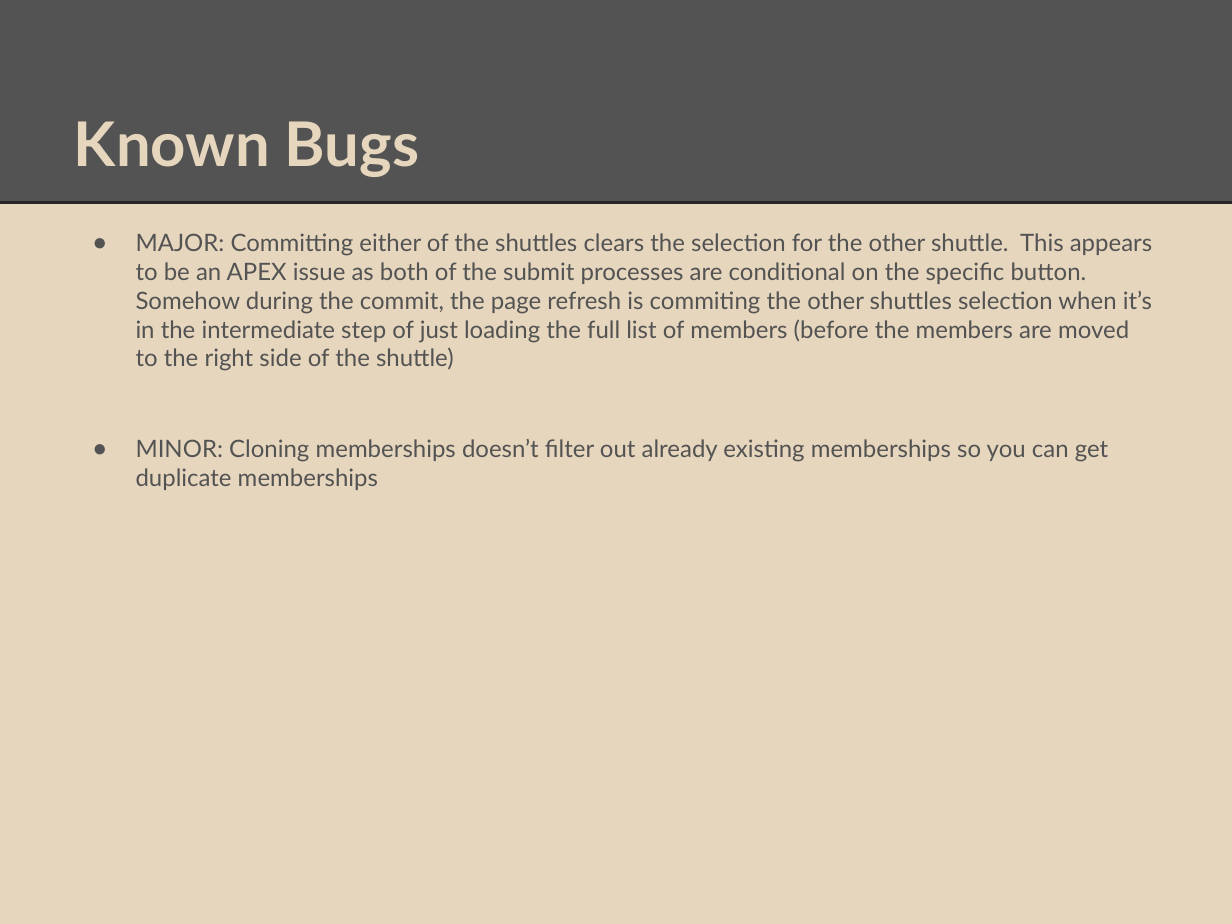
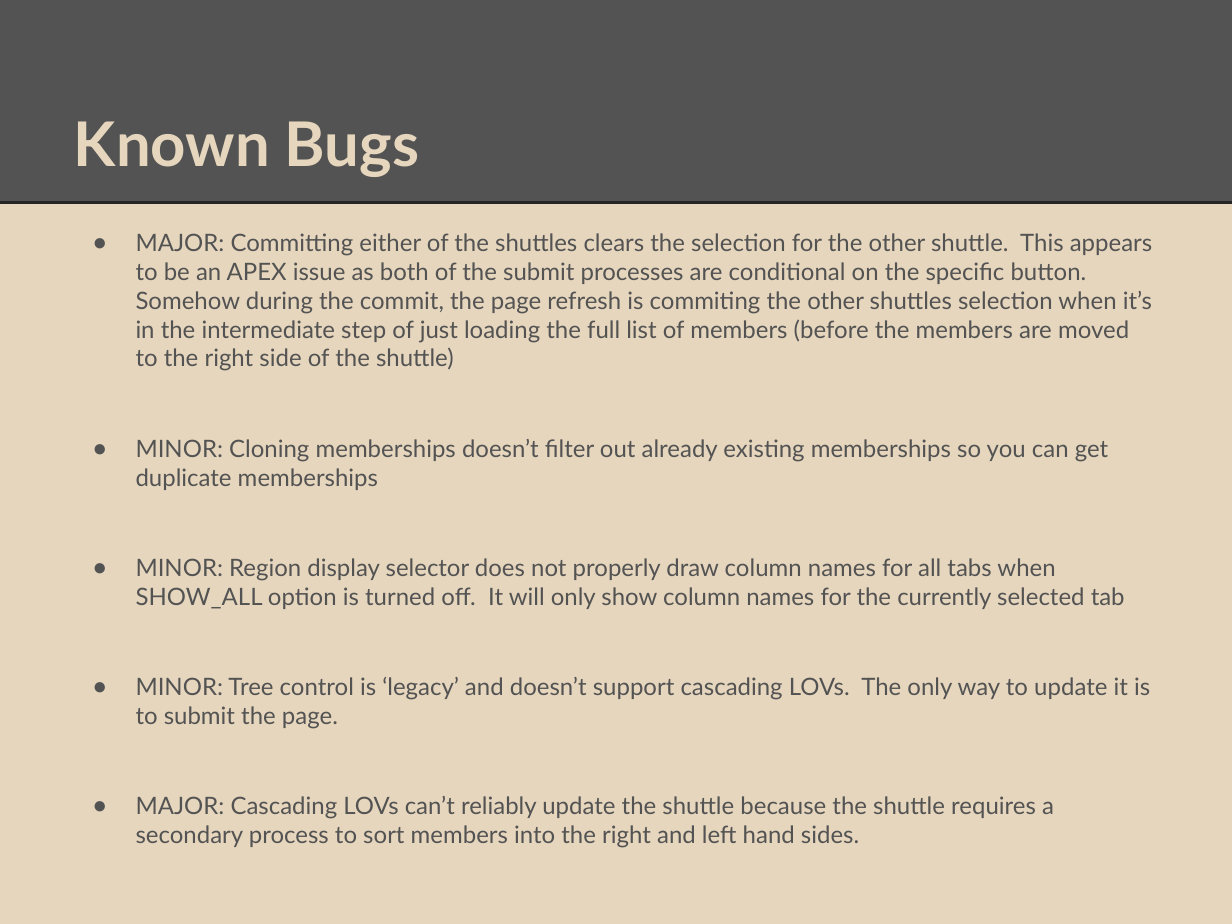
Before and after one commit to srr2224/cs347-notice-list-project, a slide deck: slide 12 of CS347 PROJECT PRESENTATION.pptx. Drawn at 1232x924 pixels with LibreOffice and Linux fonts; fonts in the diff are those of the drawing. Boxes give left, top, right and bottom in pixels: in the first picture for what was removed or moved away, otherwise in the second. Text is boxed around its words. In the diff, an @@ line names an element or a change of style, - is before the commit and + after.

Commit message:
add example employee upload csv and updated presentations

```diff
--- a/CS347 PROJECT PRESENTATION.pptx
+++ b/CS347 PROJECT PRESENTATION.pptx
@@ text at (136,558,1150,848): paragraphs added @@
+● MINOR: Region display selector does not properly draw column names for all tabs when SHOW_ALL option is turned off. It will only show column names for the currently selected tab
+● MINOR: Tree control is ‘legacy’ and doesn’t support cascading LOVs. The only way to update it is to submit the page.
+● MAJOR: Cascading LOVs can’t reliably update the shuttle because the shuttle requires a secondary process to sort members into the right and left hand sides.
```
Also in this commit, not shown: 2 other files.
